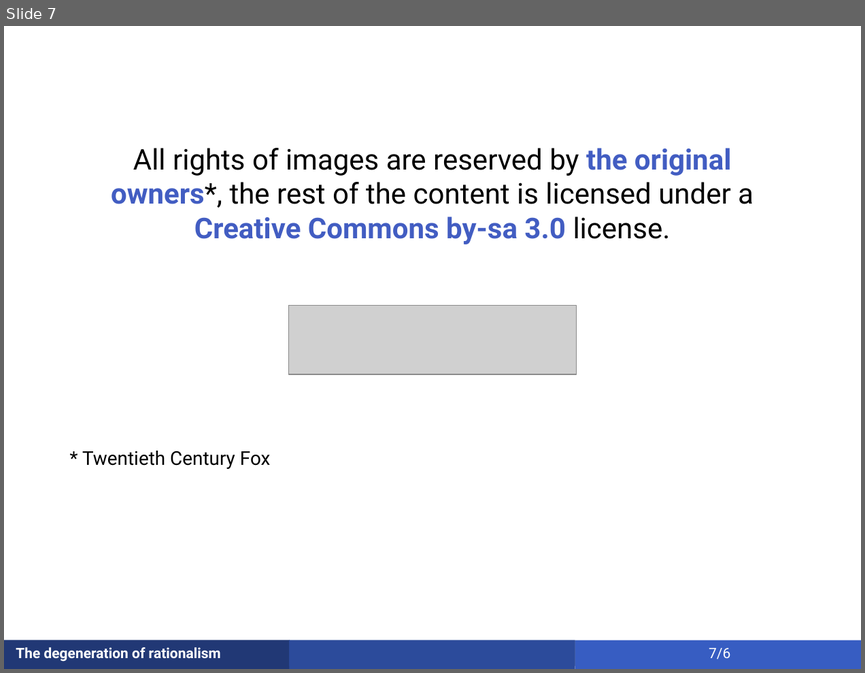
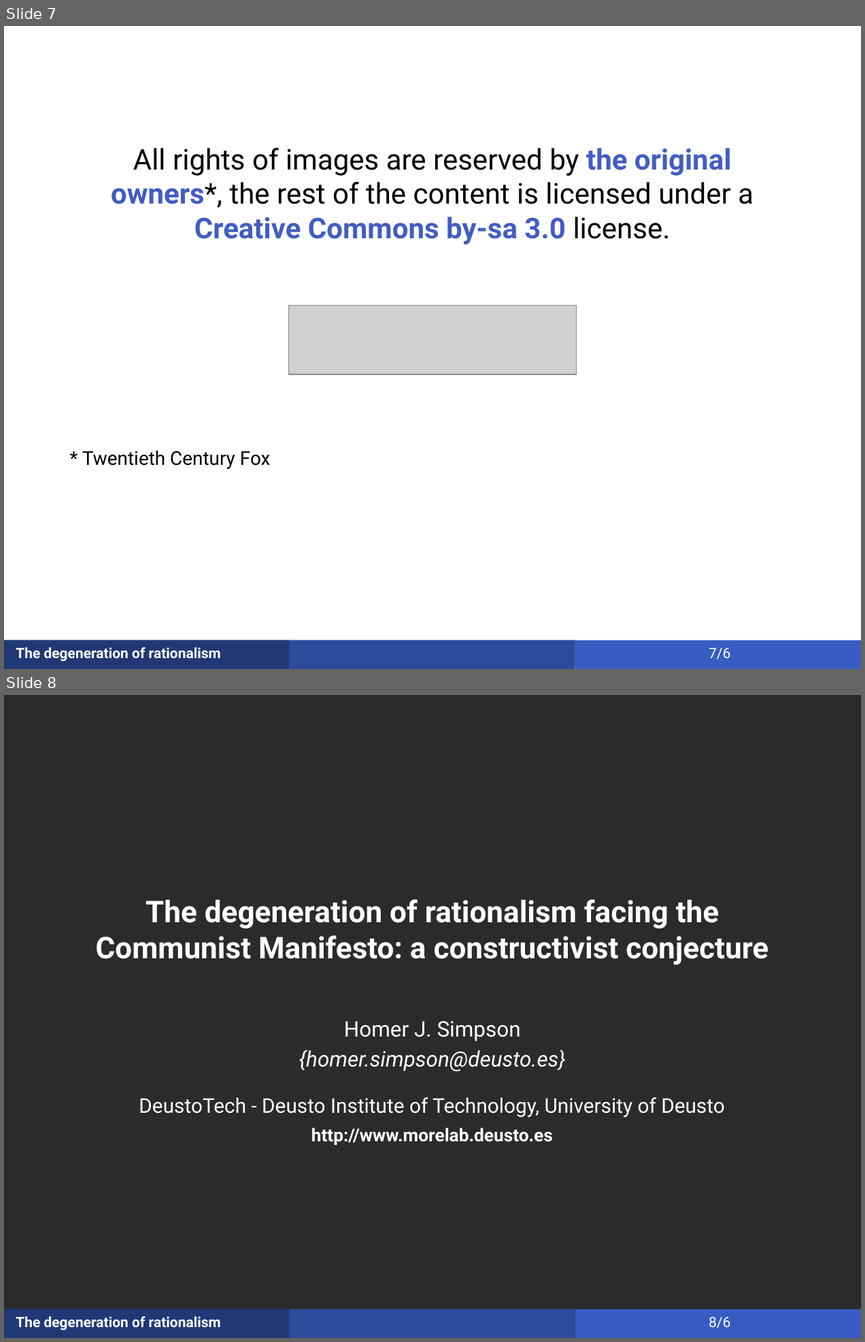
Before and after one commit to pcuriel/ppt-deusto-style, a slide deck: deusto.pptx. Shown one above the other, each under a label of ours: slide 7 before the commit, slides 7 and 8 after it. The pictures are 865x673 and 865x1342 pixels, drawn with LibreOffice and Linux fonts; fonts in the diff are those of the drawing; grey boxes stand for pictures; background and template pictures are left out; a plain dark background stands for a picture behind light text. Boxes give left, top, right and bottom in pixels: in the first picture for what was removed or moved away, otherwise in the second. Text is boxed around its words. In the diff, an @@ line names an element or a change of style, - is before the commit and + after.

Commit message:
Added Last Slide.

```diff
--- a/deusto.pptx
+++ b/deusto.pptx
@@ slide 8 added at <box>4,695,861,1338</box>, background picture (left out); not listed: 4 template elements that a slide beside it also shows @@
@@ title added at <box>96,899,768,965</box>, 25.2 pt, text #FFFFFF, bold @@
+The degeneration of rationalism facing the Communist Manifesto: a constructivist conjecture
@@ text added at <box>299,1021,566,1071</box>, 18 pt, text #FFFFFF, italic @@
+Homer J. Simpson
+{homer.simpson@deusto.es}
@@ text added at <box>139,1097,725,1117</box>, 17 pt, text #FFFFFF @@
+DeustoTech - Deusto Institute of Technology, University of Deusto
@@ text added at <box>311,1127,553,1145</box>, 15 pt, text #FFFFFF, bold @@
+http://www.morelab.deusto.es
```
Also in this commit, not shown: 1 other file.
